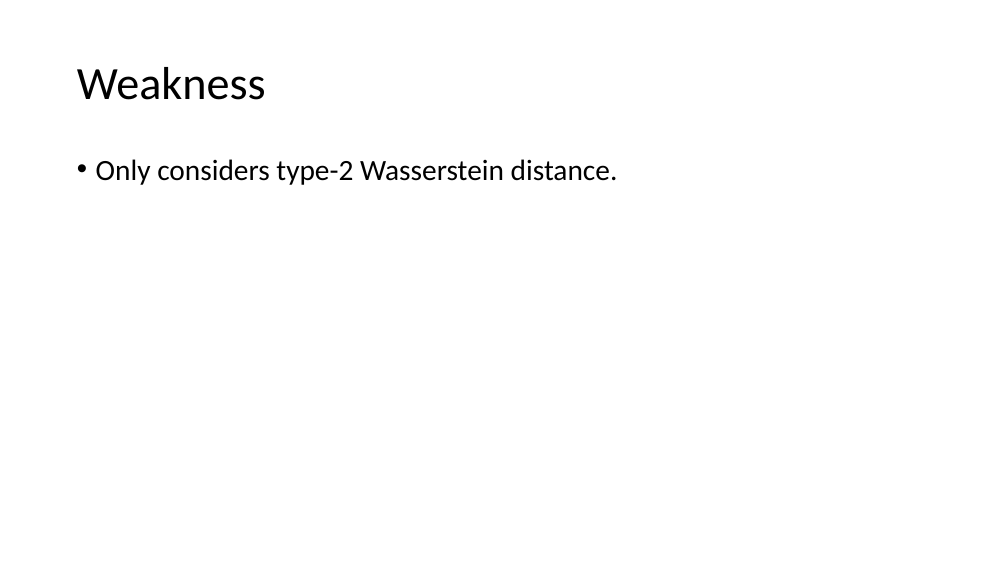
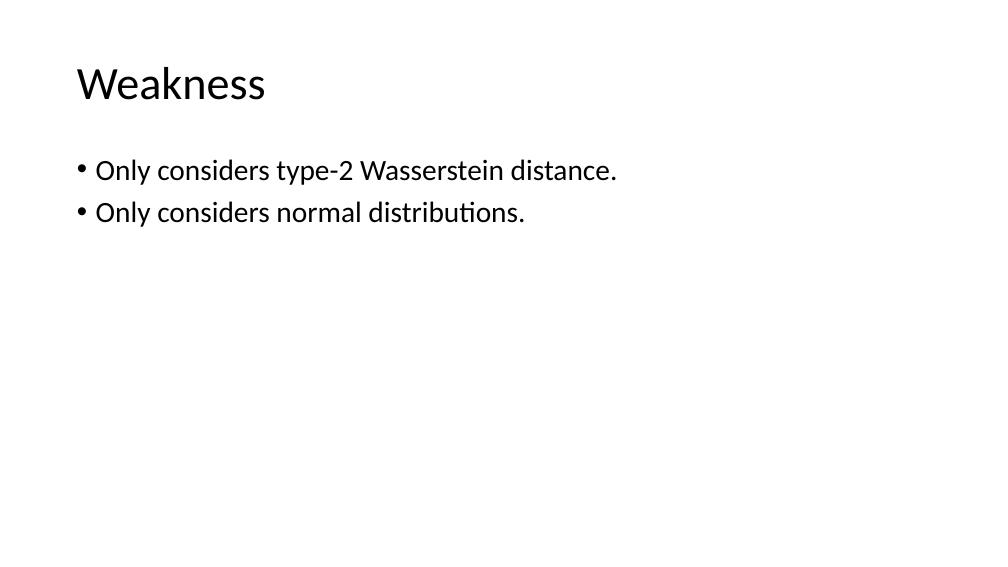
Before and after one commit to OriMeiraz/OptimizationProject, a slide deck: slide 37 of presentation.pptx. Drawn at 1008x567 pixels with LibreOffice and Linux fonts; fonts in the diff are those of the drawing. Boxes give left, top, right and bottom in pixels: in the first picture for what was removed or moved away, otherwise in the second. Text is boxed around its words. In the diff, an @@ line names an element or a change of style, - is before the commit and + after.

Commit message:
submit presentation

```diff
--- a/presentation.pptx
+++ b/presentation.pptx
@@ text at bbox=[96, 201, 525, 227]: paragraph added @@
+• Only considers normal distributions.
```
Also in this commit, not shown: 1 other file.
